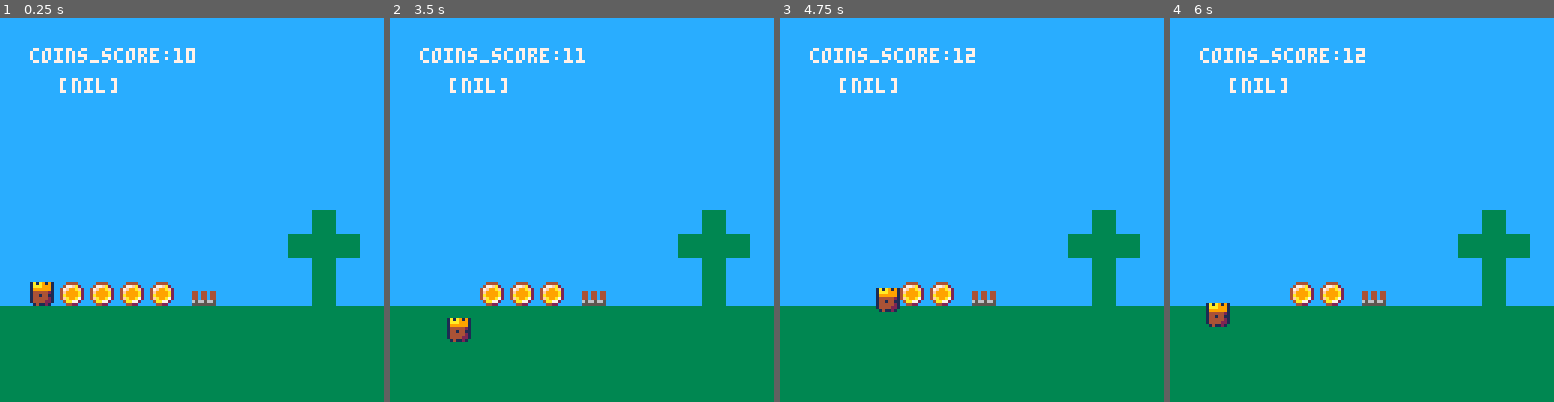
Above: before the commit, frames 1-4 (left to right).
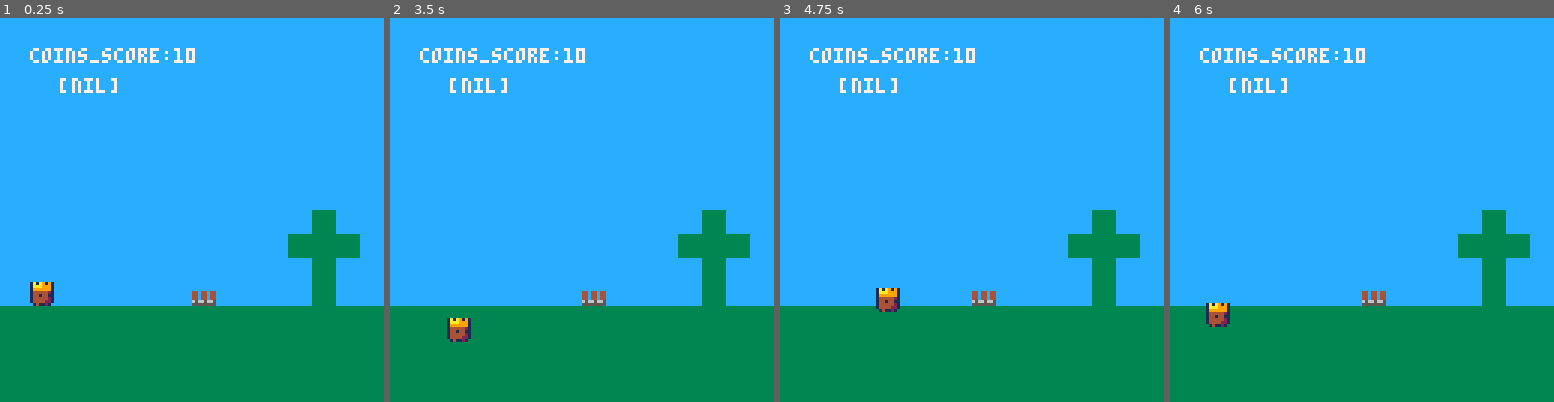
Above: after the commit, the same moments.

Repository: shen-sat/kingdom
Game: PICO-8 cartridge kingdom.p8
Two runs of this game, one before a commit and one after it. Both use one fixed random seed, a clock stepped at 60 frames per second and the inputs below.
Inputs:
- Up to frame 1 (0.25 s): no input
- Up to frame 2 (3.5 s): tap X (X key) at 1.07, 2.07, 2.4, 2.73, 3.07, 3.4 s; hold Left 1.97-2.37 s; hold Down 2.42-2.82 s; hold Right from 2.87 s (still down)
- Up to frame 3 (4.75 s): release Right at 3.53 s; hold Up 3.58-4.08 s; tap X (X key) every 0.33 s from 3.73 to 4.73 s; hold Right 4.13-4.53 s; hold Down from 4.58 s (still down)
- Up to frame 4 (6 s): tap X (X key) at 5.07, 5.4, 5.73 s; release Down at 5.08 s; hold Left 5.13-5.8 s; hold Up from 5.85 s (still down)

The runs differ from the first frame. In frame 1, 1.3% of the frame differs, in the area x 15-46%, y 68-75%; in frame 2, 1.0%; in frame 3, 0.7%; in frame 4, 0.7%.

Commit message:
Rename arrows to products, move responsibility of drawing products to archery shop

Diff:
--- a/kingdom.p8
+++ b/kingdom.p8
@@ -33,15 +33,6 @@
     return self.x + self.width/2
    end
   }
-  --coins
-  local first_coin = make_coin(20, ground_y - 8)
-  local second_coin = make_coin(30, ground_y - 8)
-  local third_coin = make_coin(40, ground_y - 8)
-  local fourth_coin = make_coin(50, ground_y - 8)
-  add(coins,first_coin)
-  add(coins,second_coin)
-  add(coins,third_coin)
-  add(coins,fourth_coin)
 
   camp_fire = {
    sprite = 6,
@@ -70,7 +61,7 @@
    sprite_width = 1,
    sprite_height = 2,
    bought_action = function(self)
-    self.arrows += 1
+    self.products += 1
     self.cost.spent = 0
    end,
    x = 96,
@@ -87,7 +78,14 @@
     spent = 0,
     buy_time = 0
    },
-   arrows = 0
+   products = 0,
+   draw_products = function(self)
+    local start_x = self.x + self.width
+    for a=1,self.products do
+     line(start_x,self.y,start_x,self.y + 8,7)
+     start_x += 2
+    end
+   end
   }
 
 
@@ -163,12 +161,8 @@
   if is_overlapping(player,item) and not item.is_bought then
    draw_cost(item)
   end
-  if item.arrows then
-   local start_x = item.x + item.width
-   for a=1,item.arrows do
-    line(start_x,item.y,start_x,item.y + 8,7)
-    start_x += 2
-   end
+  if item.products then
+   item:draw_products()
   end
  end
  if is_overlapping(player, camp_fire) and not camp_fire.is_bought then
Not shown, changed: TODO.txt
